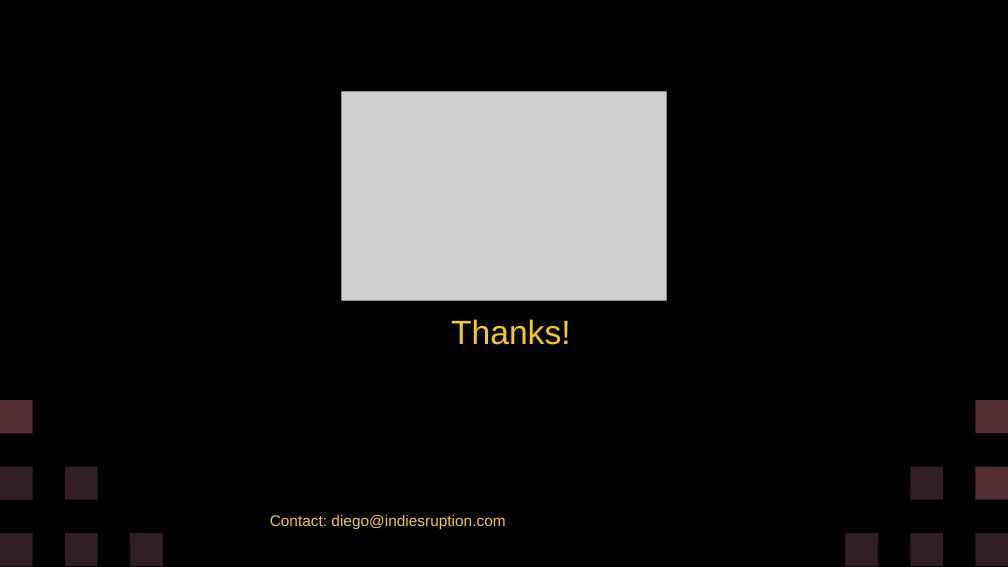
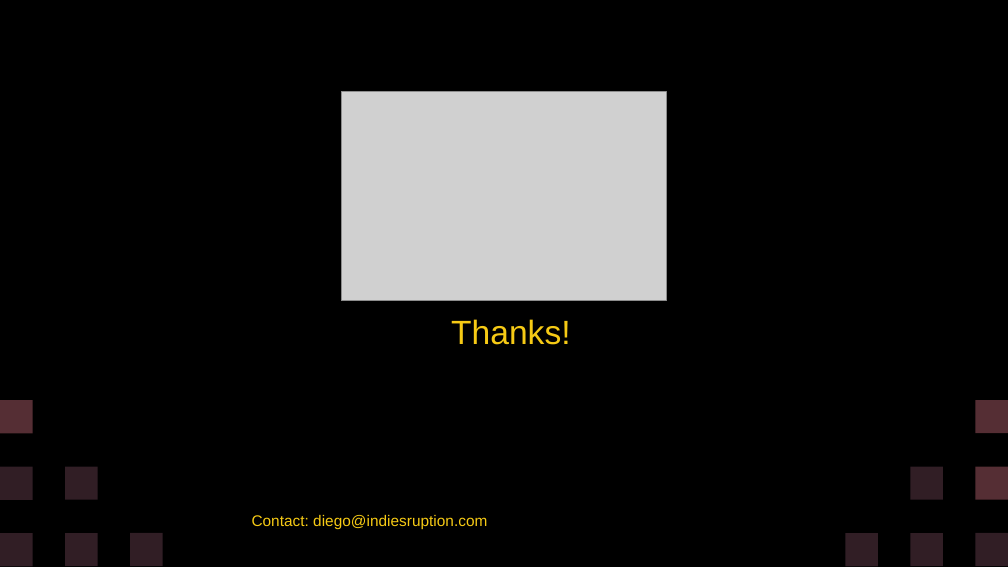
Before and after one commit to diegohcanepa/Remizione, a slide deck: slide 19 of Pitch Deck.pptx (slide 18 before the commit). Drawn at 1008x567 pixels with LibreOffice and Linux fonts; fonts in the diff are those of the drawing; grey boxes stand for pictures. Boxes give left, top, right and bottom in pixels: in the first picture for what was removed or moved away, otherwise in the second. Text is boxed around its words. In the diff, an @@ line names an element or a change of style, - is before the commit and + after.

```diff
--- a/Pitch Deck.pptx
+++ b/Pitch Deck.pptx
@@ text "Contact: diego@indiesruption.com": place and size @@
-text "Contact: diego@indiesruption.com" at box(270, 515, 505, 529)
+text "Contact: diego@indiesruption.com" at box(252, 515, 487, 529)
```
Also in this commit, not shown: 11 other slides changed, 1 slide added.
